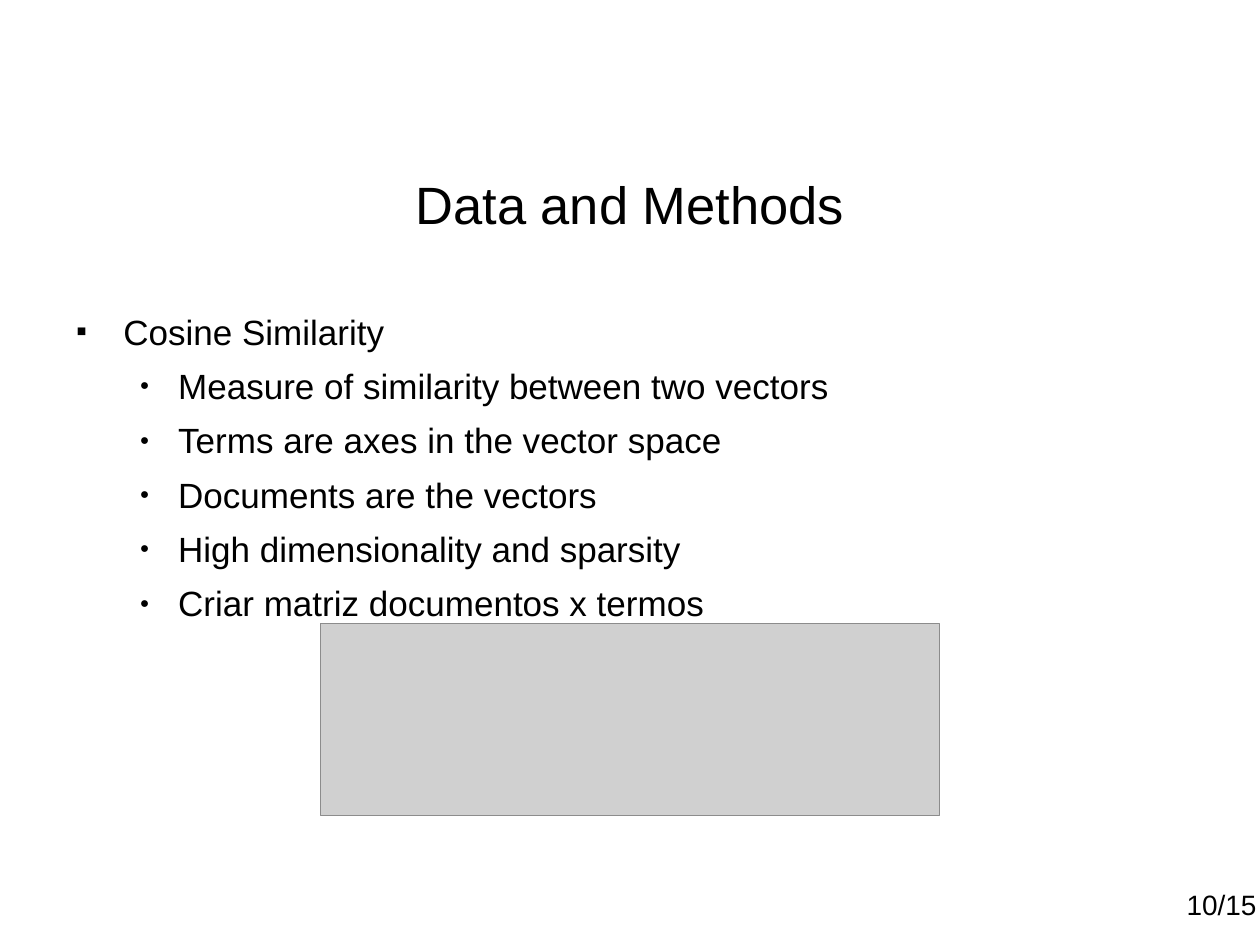
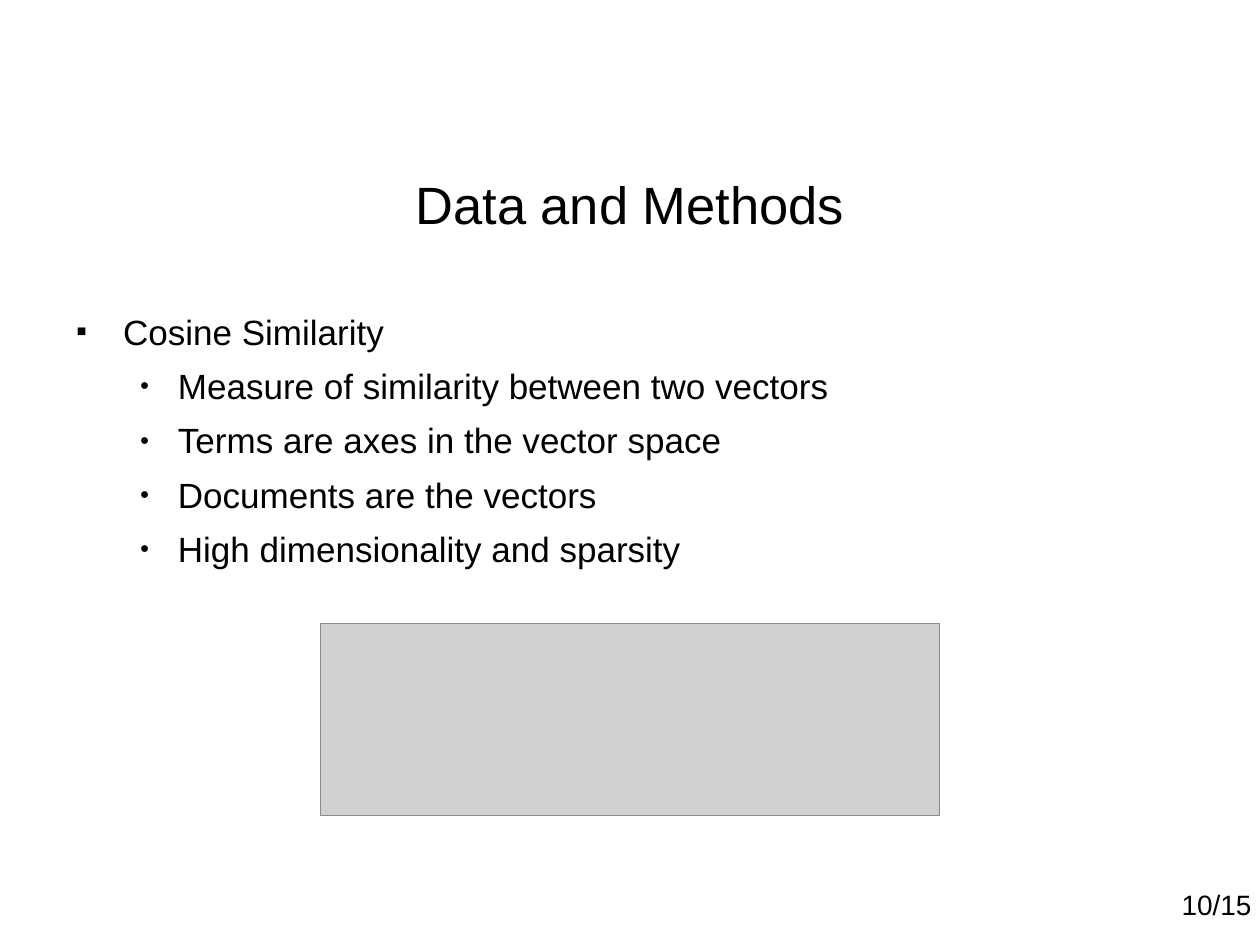
Before and after one commit to paulohq/apresentacao-L2AP, a slide deck: slide 11 of apresentacao-L2AP.ppt. Drawn at 1260x945 pixels with LibreOffice and Linux fonts; fonts in the diff are those of the drawing; grey boxes stand for pictures; background and template pictures are left out. Boxes give left, top, right and bottom in pixels: in the first picture for what was removed or moved away, otherwise in the second. Text is boxed around its words. In the diff, an @@ line names an element or a change of style, - is before the commit and + after.

```diff
--- a/apresentacao-L2AP.ppt
+++ b/apresentacao-L2AP.ppt
@@ text at (x1=178, y1=590, x2=704, y2=617): paragraph removed @@
-  ● Criar matriz documentos x termos
@@ text "10/15" moved from (x1=1187, y1=894, x2=1257, y2=916) to (x1=1182, y1=894, x2=1252, y2=916) @@
```
Also in this commit, not shown: 9 other slides changed, 2 other files.
